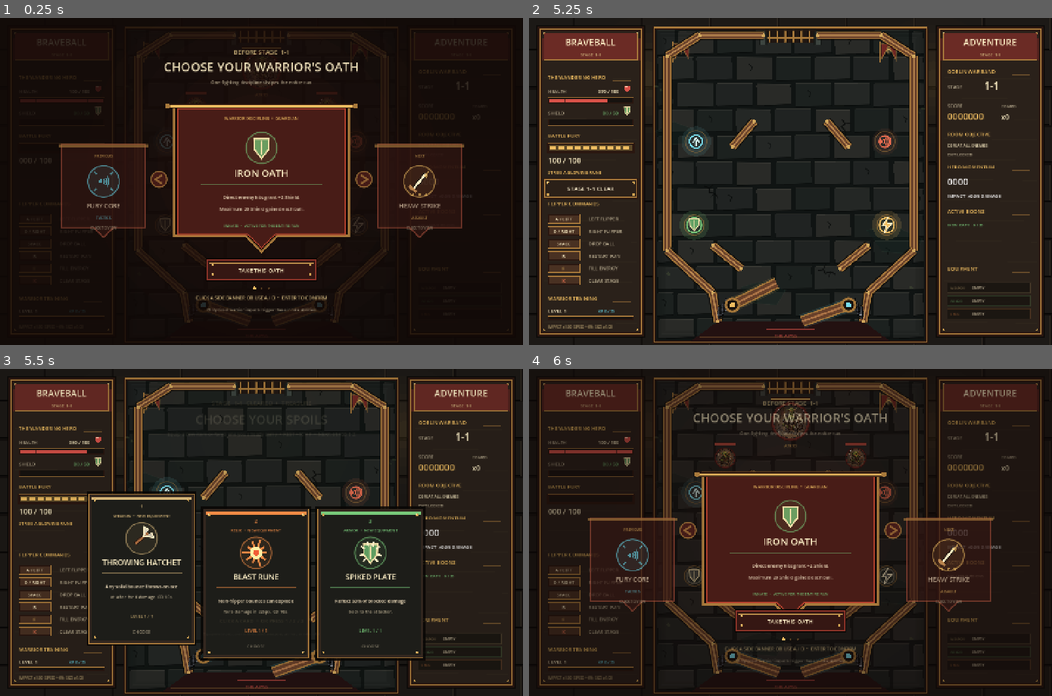
Above: before the commit, frames 1-4 (two rows, left to right).
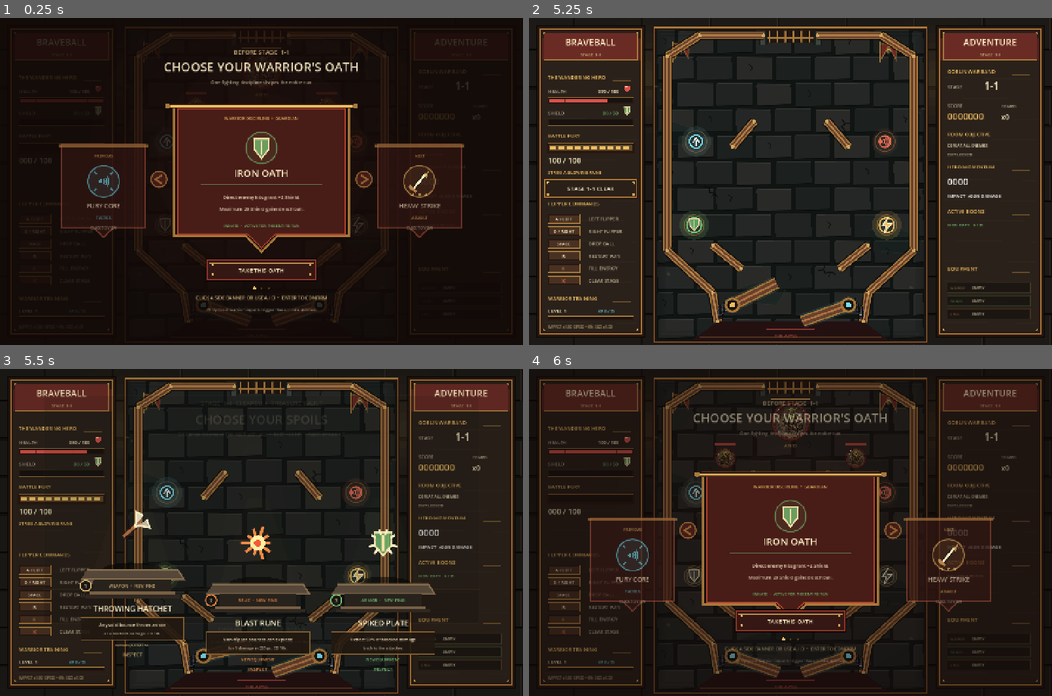
Above: after the commit, the same moments.

Repository: Roller-Gamer/dungeon-pinball
Game: Godot game, scene res://main.tscn
Same seed, same stepped clock (60 frames per second), same inputs: the game is played once before the commit and once after it.
Inputs (mouse positions are in pixels of both pictures, inside the frame that each line leads up to):
- Up to frame 1 (0.25 s): no input
- Up to frame 2 (5.25 s): tap Enter at 0.5, 1.35, 2.75 s; move the mouse to (905, 165) at 0.52 s; hold Right 0.53-1.28 s; tap R at 0.6 s; click (905, 165) at 0.67 s; tap Space at 0.77, 1.25, 1.52, 3.02, 3.77, 4.52 s; move the mouse to (685, 197) at 1.27 s; hold Left 1.28-2.03 s; move the mouse to (842, 109) at 2.02 s; hold Right 2.03-3.53 s; tap Keypad Enter at 2.1 s; move the mouse to (764, 246) at 2.77 s; tap 1 at 2.85 s; click (764, 246) at 2.92 s; move the mouse to (947, 230) at 3.52 s; hold Left from 3.53 s (still down); tap 3 at 3.6 s; move the mouse to (633, 132) at 4.27 s; tap F at 4.35 s; move the mouse to (816, 181) at 5.02 s; tap K at 5.1 s; click (816, 181) at 5.17 s
- Up to frame 3 (5.5 s): keep holding Left
- Up to frame 4 (6 s): move the mouse to (712, 450) at 5.77 s; release Left at 5.78 s; hold Right from 5.78 s (still down); tap R at 5.85 s

Frames 1-2 are identical in both runs. In frame 3, 10% of the frame differs, in the area x 8-91%, y 19-93%; in frame 4, nothing differs.

Commit message:
feat: distinguish equipment rewards from training

Diff:
--- a/main.gd
+++ b/main.gd
@@ -3081,6 +3081,8 @@
 	var delay := float(index) * 0.10
 	var appear := clampf((upgrade_selection_timer - delay) / 0.34, 0.0, 1.0)
 	appear = 1.0 - pow(1.0 - appear, 3.0)
+	if upgrade_reward_kind == "EQUIPMENT":
+		return Rect2(205.0 + float(index) * 345.0, 225.0 + (1.0 - appear) * 150.0, 320.0, 470.0)
 	return Rect2(245.0 + float(index) * 315.0, 235.0 + (1.0 - appear) * 150.0, 290.0, 410.0)
 
 
@@ -4567,28 +4569,151 @@
 
 func _draw_upgrade_selection() -> void:
 	var reveal := clampf(upgrade_selection_timer / 0.26, 0.0, 1.0)
-	draw_rect(Rect2(Vector2.ZERO, SCREEN), Color("070806", 0.82 * reveal), true)
-	for glow_index in range(5, 0, -1):
-		var glow_radius := float(glow_index) * 85.0
-		draw_circle(Vector2(720, 166), glow_radius, Color(GOLD, reveal * (0.006 + float(6 - glow_index) * 0.004)))
+	var is_training := upgrade_reward_kind == "LEVEL_UP"
+	if is_training:
+		draw_rect(Rect2(Vector2.ZERO, SCREEN), Color("070806", 0.82 * reveal), true)
+		for glow_index in range(5, 0, -1):
+			var glow_radius := float(glow_index) * 85.0
+			draw_circle(Vector2(720, 166), glow_radius, Color(GOLD, reveal * (0.006 + float(6 - glow_index) * 0.004)))
+	else:
+		_draw_treasure_vault_backdrop(reveal)
 	var reward_title := "CHOOSE YOUR SPOILS"
-	var reward_subtitle := "Equip a new item or forge one you already carry"
-	if upgrade_reward_kind == "LEVEL_UP":
+	var reward_subtitle := "One prize may leave the vault with you"
+	if is_training:
 		reward_title = "CHOOSE BATTLE TRAINING"
 		reward_subtitle = "Level-ups improve the warrior; equipment remains separate"
 	var rest_text := "REST +%d HP" % last_room_heal if room_clear_resolution_pending and last_room_heal > 0 else ("REST • HEALTH FULL" if room_clear_resolution_pending else "TRAINING EARNED IN BATTLE")
-	var heading := "LEVEL %d" % hero_level if upgrade_reward_kind == "LEVEL_UP" else "STAGE  1-%d  CLEARED  •  TREASURE" % stage_room
+	var heading := "LEVEL %d" % hero_level if is_training else "STAGE  1-%d  CLEARED  •  TREASURE VAULT" % stage_room
 	_text_center(Vector2(0, 100), SCREEN.x, heading, 17, Color(PARCHMENT, reveal))
 	_text_center(Vector2(0, 151), SCREEN.x, reward_title, 34, Color("fff1c8", reveal))
-	var next_text := "  •  NEXT: STAGE 1-%d" % (stage_room + 1) if upgrade_reward_kind != "LEVEL_UP" else ("  •  %d TRAINING LEFT" % pending_level_ups if pending_level_ups > 0 else "")
+	var next_text := "  •  NEXT: STAGE 1-%d" % (stage_room + 1) if not is_training else ("  •  %d TRAINING LEFT" % pending_level_ups if pending_level_ups > 0 else "")
 	_text_center(Vector2(0, 184), SCREEN.x, "%s  •  %s%s" % [reward_subtitle, rest_text, next_text], 13, Color(MUTED, reveal))
 	draw_line(Vector2(445, 204), Vector2(995, 204), Color(BRONZE, 0.66 * reveal), 2.0)
 
 	for index in upgrade_choices.size():
-		_draw_upgrade_card(index, upgrade_choices[index], _upgrade_card_rect(index))
-
-	_text_center(Vector2(0, 698), SCREEN.x, "CLICK A CARD  •  OR PRESS 1 / 2 / 3", 14, Color(PARCHMENT, reveal))
-	_text_center(Vector2(0, 733), SCREEN.x, "Training raises base stats; treasure changes combat mechanisms" if upgrade_reward_kind == "LEVEL_UP" else "Equipment occupies a dedicated weapon, armor, or relic slot", 11, Color(MUTED, reveal * 0.82))
+		if is_training:
+			_draw_upgrade_card(index, upgrade_choices[index], _upgrade_card_rect(index))
+		else:
+			_draw_equipment_offer(index, upgrade_choices[index], _upgrade_card_rect(index))
+
+	_text_center(Vector2(0, 698 if is_training else 720), SCREEN.x, "CLICK A TRAINING CARD  •  OR PRESS 1 / 2 / 3" if is_training else "CLICK AN ITEM  •  OR PRESS 1 / 2 / 3", 14, Color(PARCHMENT, reveal))
+	_text_center(Vector2(0, 733 if is_training else 755), SCREEN.x, "Training raises the warrior's base statistics" if is_training else "Items occupy weapon, armor, or relic slots and change combat mechanisms", 11, Color(MUTED, reveal * 0.82))
+
+
+func _draw_treasure_vault_backdrop(reveal: float) -> void:
+	draw_rect(Rect2(Vector2.ZERO, SCREEN), Color("070604", 0.90 * reveal), true)
+	draw_rect(Rect2(120, 74, 1200, 626), Color("17130f", 0.96 * reveal), true)
+	draw_rect(Rect2(120, 74, 1200, 626), Color(BRONZE, 0.34 * reveal), false, 3.0)
+	# Large masonry blocks make this read as a room rather than another card menu.
+	for row in 5:
+		var block_y := 82.0 + float(row) * 104.0
+		var offset := 76.0 if row % 2 == 1 else 0.0
+		for column in 8:
+			var block_rect := Rect2(128.0 + float(column) * 150.0 - offset, block_y, 140.0, 94.0)
+			draw_rect(block_rect, Color("24201a", 0.46 * reveal), false, 1.0)
+	for offer_index in 3:
+		var center_x := 365.0 + float(offer_index) * 345.0
+		var light_beam := PackedVector2Array([
+			Vector2(center_x - 34.0, 205.0),
+			Vector2(center_x + 34.0, 205.0),
+			Vector2(center_x + 140.0, 605.0),
+			Vector2(center_x - 140.0, 605.0),
+		])
+		draw_colored_polygon(light_beam, Color(GOLD, 0.025 * reveal))
+	draw_rect(Rect2(120, 608, 1200, 92), Color("0d0b09", 0.90 * reveal), true)
+	for plank_index in 8:
+		var plank_x := 130.0 + float(plank_index) * 148.0
+		draw_line(Vector2(plank_x, 610), Vector2(plank_x - 30.0, 698), Color("33251b", 0.44 * reveal), 2.0)
+	draw_line(Vector2(120, 608), Vector2(1320, 608), Color(BRONZE, 0.55 * reveal), 3.0)
+
+
+func _equipment_offer_label(upgrade: Dictionary) -> String:
+	var type_text := String(upgrade.type)
+	var slot := "RELIC"
+	if type_text.begins_with("WEAPON"):
+		slot = "WEAPON"
+	elif type_text.begins_with("ARMOR"):
+		slot = "ARMOR"
+	var treatment := "FORGE UPGRADE"
+	if type_text.contains("NEW EQUIPMENT"):
+		treatment = "NEW FIND"
+	elif type_text.contains("ENCHANTMENT"):
+		treatment = "ENCHANTMENT"
+	return "%s  •  %s" % [slot, treatment]
+
+
+func _draw_equipment_offer(index: int, upgrade: Dictionary, rect: Rect2) -> void:
+	var id := String(upgrade.id)
+	var accent := Color(String(upgrade.color))
+	var is_hovered := index == upgrade_hover_index and upgrade_selected_index < 0
+	var is_selected := index == upgrade_selected_index
+	var pulse := 0.5 + 0.5 * sin(upgrade_selection_timer * 14.0)
+	var lift := -7.0 if is_hovered else 0.0
+	if is_selected:
+		lift = -10.0 - pulse * 3.0
+	var item_center := Vector2(rect.position.x + rect.size.x * 0.5, rect.position.y + 104.0 + lift)
+
+	# An isolated spotlight, cast shadow and physical plinth sell this as an
+	# object in the world instead of artwork printed on a rectangular card.
+	var beam := PackedVector2Array([
+		Vector2(item_center.x - 28.0, rect.position.y - 18.0),
+		Vector2(item_center.x + 28.0, rect.position.y - 18.0),
+		Vector2(item_center.x + 112.0, rect.position.y + 236.0),
+		Vector2(item_center.x - 112.0, rect.position.y + 236.0),
+	])
+	draw_colored_polygon(beam, Color(accent, 0.045 if is_hovered or is_selected else 0.018))
+	draw_set_transform(Vector2(item_center.x, rect.position.y + 214.0), 0.0, Vector2(1.75, 0.36))
+	draw_circle(Vector2.ZERO, 45.0, Color("030302", 0.54))
+	draw_set_transform(Vector2.ZERO, 0.0, Vector2.ONE)
+	if is_hovered or is_selected:
+		for aura_index in range(3, 0, -1):
+			draw_circle(item_center, 49.0 + float(aura_index) * 10.0, Color(accent, 0.018 + pulse * 0.008))
+	var icon_scale := 1.24
+	if id in ["throwing_axe", "axe_damage", "axe_count", "axe_cooldown", "returning_axe"]:
+		icon_scale = 1.46
+	if is_hovered or is_selected:
+		icon_scale += 0.10
+	draw_set_transform(item_center, -0.03 if is_hovered else 0.0, Vector2.ONE * icon_scale)
+	_draw_reward_icon(id, Vector2.ZERO, accent, false)
+	draw_set_transform(Vector2.ZERO, 0.0, Vector2.ONE)
+
+	var top_y := rect.position.y + 218.0
+	var plinth_top := PackedVector2Array([
+		Vector2(rect.position.x + 35.0, top_y),
+		Vector2(rect.end.x - 35.0, top_y),
+		Vector2(rect.end.x - 18.0, top_y + 26.0),
+		Vector2(rect.position.x + 18.0, top_y + 26.0),
+	])
+	draw_colored_polygon(plinth_top, Color("554739"))
+	draw_polyline(plinth_top, accent.lightened(0.14) if is_hovered or is_selected else Color("8a704f"), 3.0, true)
+	draw_rect(Rect2(rect.position + Vector2(54, 244), Vector2(rect.size.x - 108, 35)), Color("28221c"), true)
+	draw_rect(Rect2(rect.position + Vector2(42, 278), Vector2(rect.size.x - 84, 9)), Color("786044"), true)
+	draw_rect(Rect2(rect.position + Vector2(30, 287), Vector2(rect.size.x - 60, 9)), Color("302820"), true)
+
+	var number_medallion := Vector2(rect.position.x + 31.0, rect.position.y + 261.5)
+	draw_circle(number_medallion, 15.0, Color("1a1510"))
+	draw_arc(number_medallion, 15.0, 0.0, TAU, 24, accent, 2.0, true)
+	_text_center(Vector2(number_medallion.x - 15.0, number_medallion.y + 5.5), 30.0, "%d" % (index + 1), 13, Color("fff1c8"))
+	_text_center(Vector2(rect.position.x + 38.0, rect.position.y + 266.0), rect.size.x - 76.0, _equipment_offer_label(upgrade), 12, Color(accent, 0.94))
+
+	_text_center(Vector2(rect.position.x + 8.0, rect.position.y + 332.0), rect.size.x - 16.0, String(upgrade.name), 21, Color("fff1c8"))
+	var tag_rect := Rect2(rect.position + Vector2(18, 349), Vector2(rect.size.x - 36, 62))
+	draw_rect(tag_rect, Color("211810e6"), true)
+	draw_rect(tag_rect, Color(BRONZE, 0.70), false, 2.0)
+	_text_center(Vector2(tag_rect.position.x + 8.0, tag_rect.position.y + 25.0), tag_rect.size.x - 16.0, String(upgrade.line_1), 12, Color("f0ddbc"))
+	_text_center(Vector2(tag_rect.position.x + 8.0, tag_rect.position.y + 48.0), tag_rect.size.x - 16.0, String(upgrade.line_2), 11, MUTED)
+
+	var shown_level := int(upgrade_levels.get(id, 0))
+	if not is_selected:
+		shown_level += 1
+	var rank_text := "NEW EQUIPMENT" if String(upgrade.type).contains("NEW EQUIPMENT") else "RANK %d / %d" % [shown_level, int(upgrade.max_level)]
+	_text_center(Vector2(rect.position.x + 24.0, rect.position.y + 429.0), rect.size.x - 48.0, rank_text, 11, Color(accent, 0.92))
+	var action_text := "TAKEN" if is_selected else ("TAKE ITEM" if is_hovered else "INSPECT")
+	_text_center(Vector2(rect.position.x + 24.0, rect.position.y + 456.0), rect.size.x - 48.0, action_text, 13, Color("fff7d6") if is_selected else accent)
+	if is_selected:
+		draw_arc(item_center, 78.0 + pulse * 5.0, 0.0, TAU, 48, Color(accent, 0.72), 3.0, true)
+	if upgrade_selected_index >= 0 and not is_selected:
+		draw_rect(rect.grow(4.0), Color("060504a6"), true)
 
 
 func _draw_upgrade_card(index: int, upgrade: Dictionary, rect: Rect2) -> void:
@@ -4630,9 +4755,10 @@
 		draw_rect(card_rect, Color("090a08a6"), true)
 
 
-func _draw_reward_icon(id: String, center: Vector2, color: Color) -> void:
-	draw_circle(center, 46.0, Color(color, 0.08))
-	draw_arc(center, 43.0, 0.0, TAU, 42, Color(color, 0.52), 2.0, true)
+func _draw_reward_icon(id: String, center: Vector2, color: Color, show_frame: bool = true) -> void:
+	if show_frame:
+		draw_circle(center, 46.0, Color(color, 0.08))
+		draw_arc(center, 43.0, 0.0, TAU, 42, Color(color, 0.52), 2.0, true)
 	match id:
 		"sharpened_blade":
 			draw_line(center + Vector2(-19, 24), center + Vector2(15, -19), Color("fff1c8"), 7.0, true)
Not shown, changed: .gitignore
